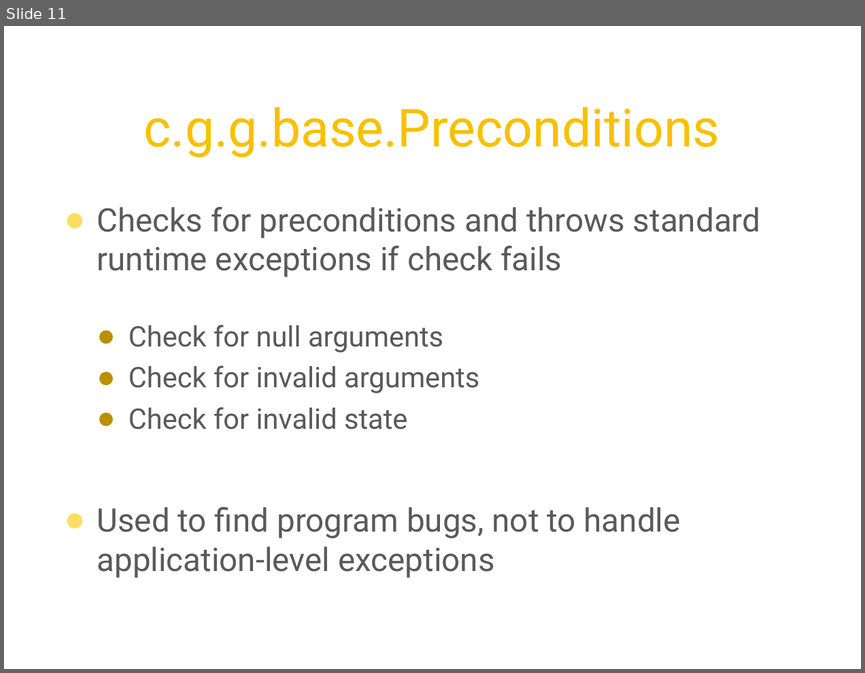
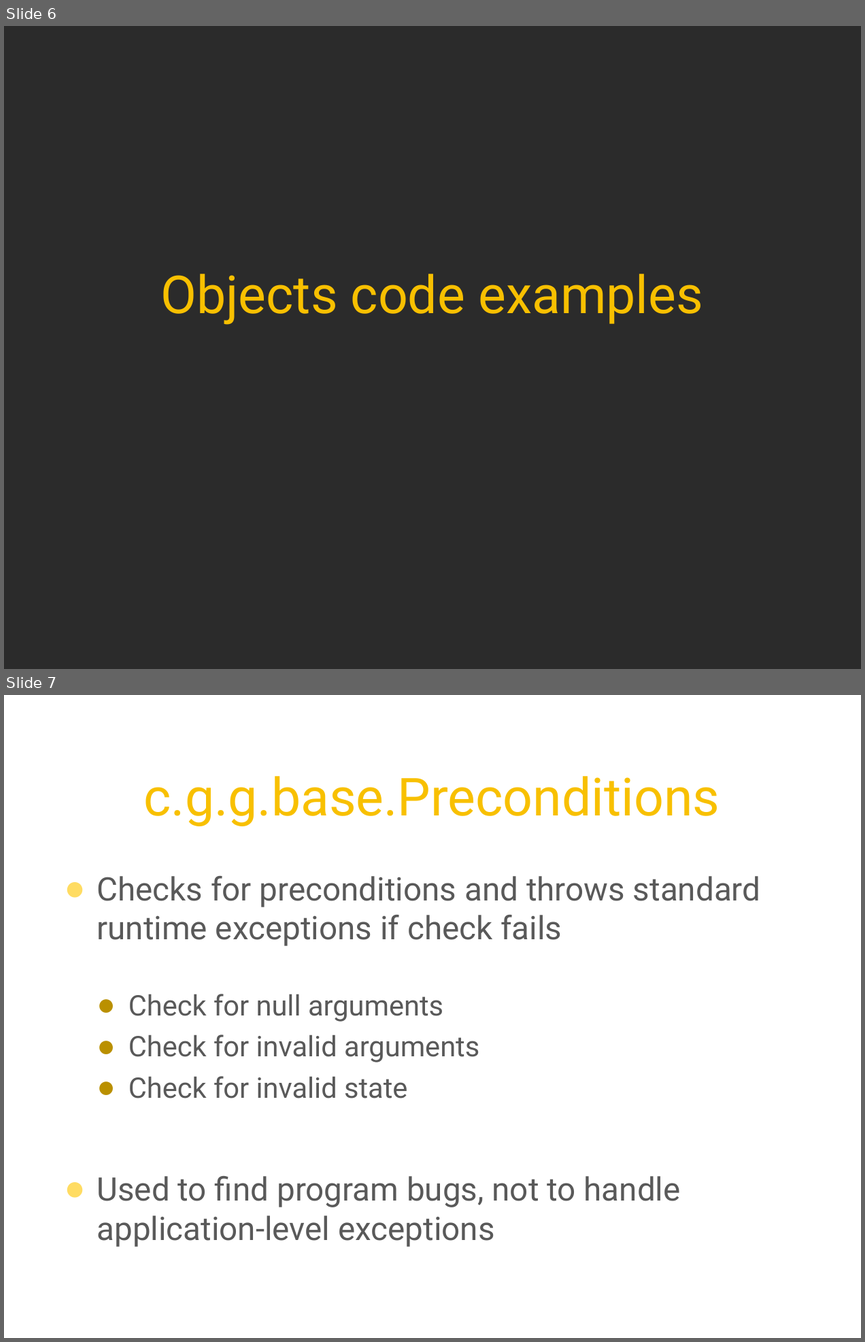
Before and after one commit to twoqubed/JavaMUG-Guava, a slide deck: JavaMUG - Guava.pptx. Shown one above the other, each under a label of ours: slide 11 before the commit, slides 6 and 7 after it. The pictures are 865x673 and 865x1342 pixels, drawn with LibreOffice and Linux fonts; fonts in the diff are those of the drawing; background and template pictures are left out; a plain dark background stands for a picture behind light text. Boxes give left, top, right and bottom in pixels: in the first picture for what was removed or moved away, otherwise in the second. Text is boxed around its words. In the diff, an @@ line names an element or a change of style, - is before the commit and + after.

```diff
--- a/JavaMUG - Guava.pptx
+++ b/JavaMUG - Guava.pptx
@@ slide 6 added at bbox=[4, 26, 861, 669], background picture (left out) @@
@@ title added at bbox=[160, 274, 703, 325], 44 pt, text #F8C000 @@
+Objects code examples
@@ what was slide 11 is now slide 7 @@
```
Also in this commit, not shown: 23 other slides added, 9 other files.
